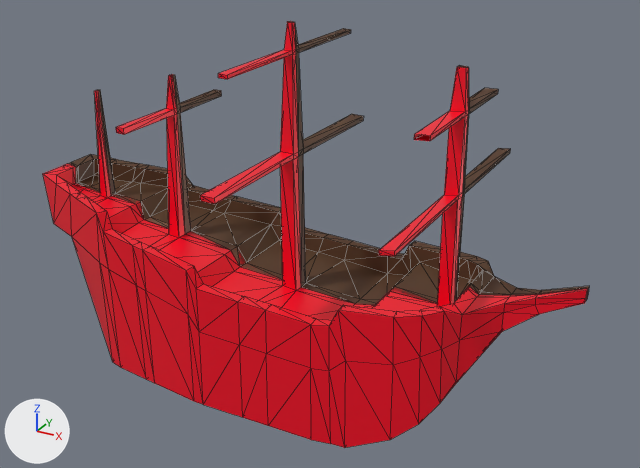
Before and after pictures for a commit that changed the glTF model Assets/galleon_illegal.glb.
One viewpoint serves both versions: a 50 mm camera at (8.56, -13.88, 10.42) aimed at (0.84, 0.15, 3.41). The axes (+X, +Y, +Z) are drawn at lower left. The lights are the same throughout. Mesh edges are drawn as thin lines. Where no turn or scale is listed for an object, it has been applied to the vertices. Vertices at the same position are counted once.
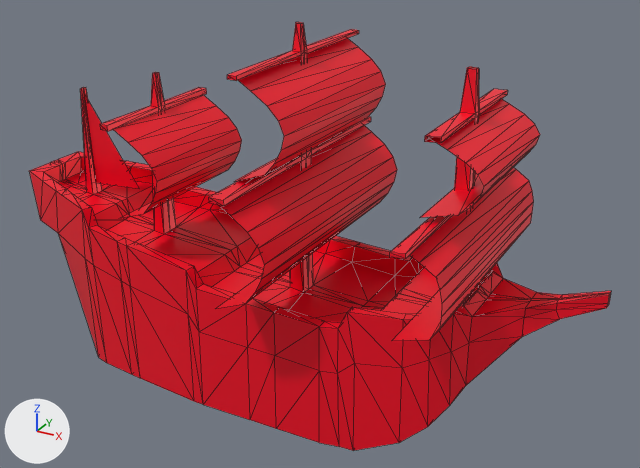
Location of each change, (x1, y1, x2, y2) in pixels of the pictures (640 x 468 px; the box of a moved part takes in the faces that stretch with it):
'Plane', reshaped (7% wider): before (43, 21, 589, 448); after (29, 22, 611, 451)
'Sail.006', added (red): after (215, 125, 397, 309)
'Sail.005', added (red): after (233, 38, 386, 182)
'Sail.008', added (red): after (392, 167, 534, 341)
'Sail.009', added (red): after (113, 95, 242, 218)
'Sail.007', added (red): after (420, 99, 540, 218)
'Plane.001', reshaped, moved, turned: before (112, 74, 436, 303); after (83, 92, 139, 189)
part 1 of me_plane, moved or reshaped: before (196, 21, 511, 448); after (196, 22, 508, 451)
part 2 of me_plane, moved or reshaped: before (457, 276, 589, 382); after (466, 278, 611, 385)
part 3 of me_plane, moved or reshaped: before (43, 74, 281, 401); after (29, 72, 251, 401)

What the commit changed:
me_plane has 531 vertices, 974 faces and spans x -5.56..6.08, y -2.8..2.8, z -1.47..5.99.
me_plane is used by ob_plane; location (0.0, 0.0, 1.52).
me_plane part 1: all 281 vertices in x 0.02..4.2, y -2.8..2.8, z -1.47..5.99 are moved by (0.18, 0.0, 0.0).
me_plane part 2: all 46 vertices in x 4.78..6.08, y -0.35..0.35, z 1.03..2.06 are moved by (0.37, 0.0, 0.0).
me_plane part 3: all 169 vertices in x -5.56..-2.12, y -1.66..1.66, z -1.47..4.71 are moved by (-0.4, 0.0, 0.0).
me_plane_001 is used by ob_plane_001; location (0.0, 0.0, 1.52).
me_plane_001 had 271 vertices, 490 faces and spanned x -5.56..6.08, y 0.0..2.8, z -1.47..5.99.
me_plane_001 no longer uses material mat_ship_001 (brown #785840).
me_plane_001 now has 3 vertices, 1 face and spans x -1.38..0.69, y -0.06..0.12, z -0.39..0.77.
me_plane_001 part 4: the whole mesh is rebuilt.
me_plane_001 now uses material mat_illegal (red #ff0025).
Mesh me_plane_013 is new.
It has 18 vertices, 16 faces and spans x 0.0..1.01, y -1.47..1.51, z -1.17..0.7.
It uses material mat_illegal (red #ff0025).
Mesh me_plane_012 is new.
It has 18 vertices, 16 faces and spans x 0.0..0.8, y -2.44..2.51, z -1.04..0.63.
It uses material mat_illegal (red #ff0025).
Mesh me_plane_011 is new.
It has 18 vertices, 16 faces and spans x 0.0..1.01, y -1.52..1.57, z -0.85..0.51.
It uses material mat_illegal (red #ff0025).
Mesh me_plane_010 is new.
It has 18 vertices, 16 faces and spans x 0.0..1.01, y -2.69..2.77, z -1.3..0.78.
It uses material mat_illegal (red #ff0025).
Mesh me_plane_009 is new.
It has 18 vertices, 16 faces and spans x 0.0..1.01, y -1.97..2.03, z -1.17..0.7.
It uses material mat_illegal (red #ff0025).
Object 'Plane.001' (ob_plane_001) moves from (0.0, 0.0, 1.52) to (-4.43, 0.02, 4.23).
Object 'Plane.001' (ob_plane_001) turns from (0, 0, 0) to (0, 90, 0) degrees about x, y and z.
Object 'Sail.009' (ob_sail_009) is new; it shows me_plane_013.
Its location is (-2.85, 0.0, 4.76).
Object 'Sail.008' (ob_sail_008) is new; it shows me_plane_012.
Its location is (3.58, 0.0, 4.14).
Object 'Sail.007' (ob_sail_007) is new; it shows me_plane_011.
Its location is (3.6, 0.0, 5.77).
Object 'Sail.006' (ob_sail_006) is new; it shows me_plane_010.
Its location is (0.3, 0.0, 4.25).
Object 'Sail.005' (ob_sail_005) is new; it shows me_plane_009.
Its location is (0.3, 0.0, 6.26).
